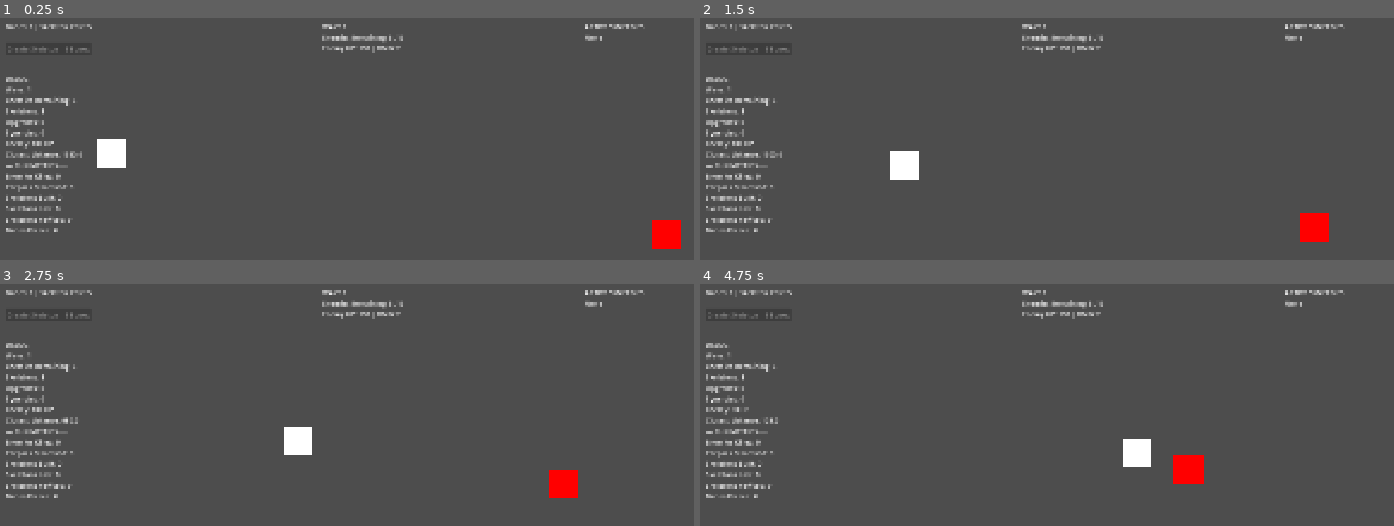
Above: before the commit, frames 1-4 (two rows, left to right).
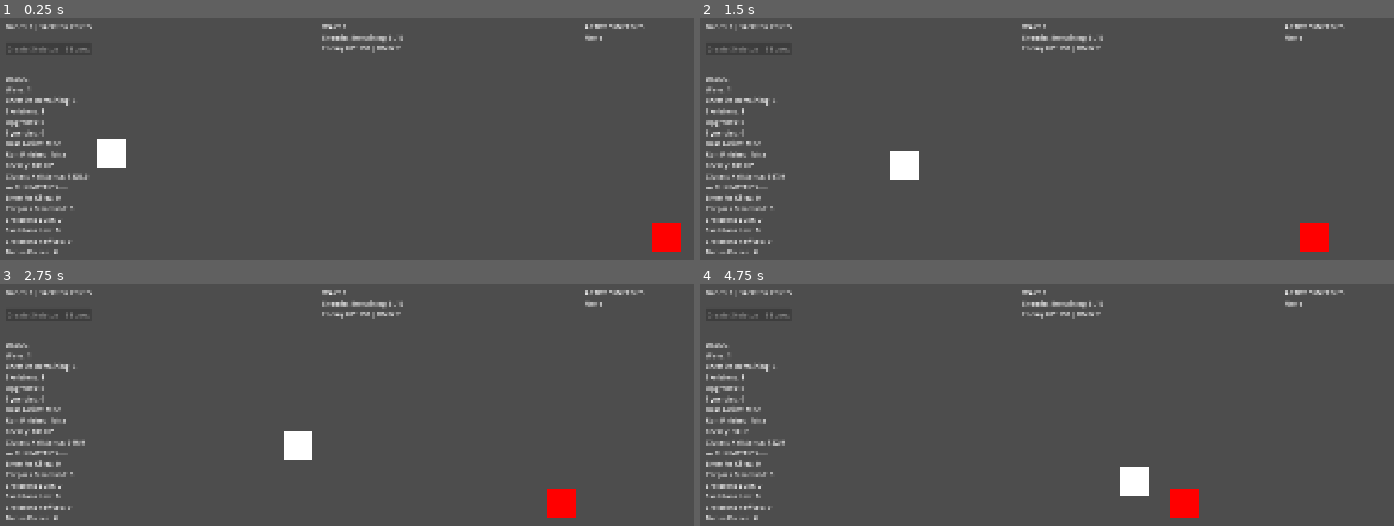
Above: after the commit, the same moments.

Repository: luizfelippe-dev/NecroWorks
Game: Godot game, scene res://main.tscn
Same seed, same stepped clock (60 frames per second), same inputs: the game is played once before the commit and once after it. The project has no main scene, so this scene is started directly.
Inputs:
- Up to frame 1 (0.25 s): no input
- Up to frame 2 (1.5 s): no input
- Up to frame 3 (2.75 s): no input
- Up to frame 4 (4.75 s): no input

The runs differ from the first frame. In frame 1, 1.3% of the frame differs, in the area x 0-99%, y 50-98%; in frame 2, 1.5%; in frame 3, 2.0%; in frame 4, 3.2%, in the area x 0-73%, y 50-98%.

Commit message:
feat: add boss victory flow and restart

Diff:
--- a/main.gd
+++ b/main.gd
@@ -99,6 +99,18 @@
 	555.0
 )
 
+# O combate acontece em uma faixa controlada da arena.
+# Isso impede Enemy/Boss e formação de "arrastarem" uns aos
+# outros infinitamente para fora da tela.
+const ENEMY_LANE_Y: float = 555.0
+const ENEMY_MIN_X: float = 650.0
+const ENEMY_MAX_X: float = 1650.0
+
+const SKELETON_COMBAT_MIN_X: float = 80.0
+const SKELETON_COMBAT_MAX_X: float = 1500.0
+const SKELETON_COMBAT_MIN_Y: float = 300.0
+const SKELETON_COMBAT_MAX_Y: float = 810.0
+
 # Dentro da mesma Wave o próximo Enemy aparece rápido.
 var enemy_spawn_delay: float = 0.5
 
@@ -129,6 +141,45 @@
 const ELITE_ENEMIES_PER_WAVE: int = 5
 const ELITE_HP_MULTIPLIER: float = 1.4
 const ELITE_DAMAGE_BONUS: int = 3
+
+
+# =========================================================
+# BOSS
+# =========================================================
+
+const BOSS_WAVE: int = 20
+const BOSS_NAME: String = "THE FOREMAN"
+
+const BOSS_HP: int = 2200
+const BOSS_DAMAGE: int = 28
+const BOSS_SIZE: float = 140.0
+
+const BOSS_SPECIAL_ATTACK_INTERVAL: float = 4.0
+const BOSS_SPECIAL_ATTACK_TARGETS: int = 6
+const BOSS_SPECIAL_ATTACK_DAMAGE: int = 35
+
+const BOSS_COLOR: Color = Color(
+	0.32,
+	0.02,
+	0.38,
+	1.0
+)
+
+var boss_active: bool = false
+var boss_special_attack_timer: float = 0.0
+
+
+# =========================================================
+# RUN END
+# =========================================================
+
+var run_finished: bool = false
+var run_won: bool = false
+
+var run_end_panel: ColorRect = null
+var run_end_title_label: Label = null
+var run_end_summary_label: Label = null
+var restart_run_button: Button = null
 
 
 # =========================================================
@@ -280,6 +331,7 @@
 	create_wave_hud()
 	create_upgrade_ui()
 	create_synergy_hud()
+	create_run_end_ui()
 
 
 	# -----------------------------------------------------
@@ -330,6 +382,10 @@
 	update_debug_ui()
 
 
+	if run_finished:
+		return
+
+
 	# Estamos entre um Enemy e outro ou entre Waves.
 	if not is_instance_valid(enemy):
 		return
@@ -348,6 +404,26 @@
 		enemy_attack_timer - delta,
 		0.0
 	)
+
+
+	if boss_active:
+
+		boss_special_attack_timer = maxf(
+			boss_special_attack_timer - delta,
+			0.0
+		)
+
+
+		if (
+			boss_special_attack_timer <= 0.0
+			and not skeletons.is_empty()
+		):
+
+			boss_special_attack()
+
+			boss_special_attack_timer = (
+				BOSS_SPECIAL_ATTACK_INTERVAL
+			)
 
 
 	for current_skeleton: Node2D in skeletons:
@@ -388,21 +464,36 @@
 		return
 
 
-	var distance_to_skeleton: float = (
-		enemy.position.distance_to(
-			closest_skeleton.position
-		)
-	)
+	var distance_to_skeleton: float = absf(
+		enemy.position.x
+		- closest_skeleton.position.x
+	)
+
+
+	# Enemy/Boss luta em uma lane horizontal.
+	# Não perseguimos o Y do Skeleton porque a formação também
+	# depende da posição do Enemy. Perseguir nos dois eixos criava
+	# um feedback em que os dois lados podiam sair da tela.
+	enemy.position.y = ENEMY_LANE_Y
 
 
 	if distance_to_skeleton > enemy_attack_range:
 
-		enemy.position = (
-			enemy.position.move_toward(
-				closest_skeleton.position,
-				enemy_speed * delta
-			)
-		)
+		var next_enemy_x: float = move_toward(
+			enemy.position.x,
+			closest_skeleton.position.x,
+			enemy_speed * delta
+		)
+
+
+		next_enemy_x = clampf(
+			next_enemy_x,
+			ENEMY_MIN_X,
+			ENEMY_MAX_X
+		)
+
+
+		enemy.position.x = next_enemy_x
 
 	else:
 
@@ -511,17 +602,32 @@
 
 	enemies_defeated_this_wave = 0
 
-	enemy_max_hp = (
-		get_enemy_hp_for_wave(
-			current_wave
-		)
-	)
-
-	enemy_damage = (
-		get_enemy_damage_for_wave(
-			current_wave
-		)
-	)
+	boss_active = is_boss_wave(
+		current_wave
+	)
+
+	if boss_active:
+
+		enemy_max_hp = BOSS_HP
+		enemy_damage = BOSS_DAMAGE
+
+		boss_special_attack_timer = (
+			BOSS_SPECIAL_ATTACK_INTERVAL
+		)
+
+	else:
+
+		enemy_max_hp = (
+			get_enemy_hp_for_wave(
+				current_wave
+			)
+		)
+
+		enemy_damage = (
+			get_enemy_damage_for_wave(
+				current_wave
+			)
+		)
 
 	wave_in_progress = true
 	wave_transition_in_progress = false
@@ -531,7 +637,11 @@
 	print("==============================")
 	print("WAVE ", current_wave, " INICIADA!")
 
-	if is_elite_wave(current_wave):
+	if boss_active:
+		print("BOSS WAVE!")
+		print(BOSS_NAME)
+
+	elif is_elite_wave(current_wave):
 		print("ELITE WAVE!")
 
 	print(
@@ -566,6 +676,8 @@
 			get_current_enemy_color()
 		)
 
+		update_current_enemy_visual_size()
+
 	else:
 
 		spawn_enemy()
@@ -578,6 +690,10 @@
 func get_enemies_for_wave(
 	wave_number: int
 ) -> int:
+
+	if is_boss_wave(wave_number):
+		return 1
+
 
 	if is_elite_wave(wave_number):
 		return ELITE_ENEMIES_PER_WAVE
@@ -643,11 +759,25 @@
 
 	return (
 		wave_number > 0
+		and wave_number != BOSS_WAVE
 		and wave_number % ELITE_WAVE_INTERVAL == 0
 	)
 
 
+func is_boss_wave(
+	wave_number: int
+) -> bool:
+
+	return (
+		wave_number == BOSS_WAVE
+	)
+
+
 func get_current_enemy_color() -> Color:
+
+	if is_boss_wave(current_wave):
+		return BOSS_COLOR
+
 
 	if is_elite_wave(current_wave):
 		return ELITE_ENEMY_COLOR
@@ -686,13 +816,24 @@
 		)
 
 
+	# Os slots de spawn continuam persistentes, mas a formação
+	# de combate fecha as lacunas quando Skeletons morrem.
+	# Assim um Skeleton que originalmente estava numa coluna
+	# traseira pode avançar e ocupar a frente da formação.
+	var compacted_slot: int = (
+		get_compacted_combat_slot(
+			slot
+		)
+	)
+
+
 	var combat_column: int = int(
-		slot / COMBAT_ROWS
+		compacted_slot / COMBAT_ROWS
 	)
 
 
 	var slot_inside_column: int = (
-		slot % COMBAT_ROWS
+		compacted_slot % COMBAT_ROWS
 	)
 
 
@@ -721,13 +862,56 @@
 	)
 
 
-	return Vector2(
+	var target_x: float = clampf(
 		enemy.position.x
 		- horizontal_offset,
-
-		enemy.position.y
-		+ vertical_offset
-	)
+		SKELETON_COMBAT_MIN_X,
+		SKELETON_COMBAT_MAX_X
+	)
+
+
+	var target_y: float = clampf(
+		ENEMY_LANE_Y
+		+ vertical_offset,
+		SKELETON_COMBAT_MIN_Y,
+		SKELETON_COMBAT_MAX_Y
+	)
+
+
+	return Vector2(
+		target_x,
+		target_y
+	)
+
+
+func get_compacted_combat_slot(
+	original_slot: int
+) -> int:
+
+	var compacted_slot: int = 0
+
+
+	for slot_index: int in range(
+		MAX_SKELETONS
+	):
+
+		if not occupied_skeleton_slots.has(
+			slot_index
+		):
+
+			continue
+
+
+		if slot_index == original_slot:
+
+			return compacted_slot
+
+
+		compacted_slot += 1
+
+
+	# Fallback defensivo. Normalmente não deve acontecer.
+	return original_slot
 
 
 # =========================================================
@@ -850,7 +1034,9 @@
 
 	var closest_skeleton: Node2D = null
 
-	var closest_distance: float = INF
+	var closest_horizontal_distance: float = INF
+
+	var closest_vertical_distance: float = INF
 
 
 	for current_skeleton: Node2D in skeletons:
@@ -859,16 +1045,45 @@
 			continue
 
 
-		var distance: float = (
-			enemy.position.distance_to(
-				current_skeleton.position
-			)
-		)
-
-
-		if distance < closest_distance:
-
-			closest_distance = distance
+		var horizontal_distance: float = absf(
+			enemy.position.x
+			- current_skeleton.position.x
+		)
+
+
+		var vertical_distance: float = absf(
+			ENEMY_LANE_Y
+			- current_skeleton.position.y
+		)
+
+
+		if horizontal_distance < closest_horizontal_distance:
+
+			closest_horizontal_distance = (
+				horizontal_distance
+			)
+
+			closest_vertical_distance = (
+				vertical_distance
+			)
+
+			closest_skeleton = (
+				current_skeleton
+			)
+
+
+		elif (
+			is_equal_approx(
+				horizontal_distance,
+				closest_horizontal_distance
+			)
+			and vertical_distance
+			< closest_vertical_distance
+		):
+
+			closest_vertical_distance = (
+				vertical_distance
+			)
 
 			closest_skeleton = (
 				current_skeleton
@@ -1201,6 +1416,18 @@
 	total_enemies_killed += 1
 
 
+	var defeated_boss: bool = boss_active
+
+
+	if defeated_boss:
+
+		print("")
+		print("##############################")
+		print(BOSS_NAME, " DEFEATED!")
+		print("##############################")
+		print("")
+
+
 	var dead_enemy: Node2D = enemy
 
 
@@ -1210,6 +1437,10 @@
 
 
 	enemy = null
+
+
+	if defeated_boss:
+		boss_active = false
 
 
 	spawn_corpse(
@@ -1233,6 +1464,22 @@
 
 	update_wave_ui()
 	update_debug_ui()
+
+
+	# =====================================================
+	# BOSS DERROTADO = VICTORY
+	# =====================================================
+
+	if defeated_boss:
+
+		wave_in_progress = false
+		wave_transition_in_progress = false
+
+		finish_run(
+			true
+		)
+
+		return
 
 
 	# =====================================================
@@ -1344,6 +1591,8 @@
 
 
 	enemy = new_enemy
+
+	update_current_enemy_visual_size()
 
 	enemy_hp = enemy_max_hp
 
@@ -1369,6 +1618,167 @@
 
 
 # =========================================================
+# BOSS
+# =========================================================
+
+func update_current_enemy_visual_size() -> void:
+
+	if not is_instance_valid(enemy):
+		return
+
+
+	var visual_node: Node = (
+		enemy.get_node_or_null(
+			"DebugVisual"
+		)
+	)
+
+
+	var visual: Polygon2D = (
+		visual_node as Polygon2D
+	)
+
+
+	if visual == null:
+		return
+
+
+	var target_size: float = UNIT_SIZE
+
+
+	if boss_active:
+		target_size = BOSS_SIZE
+
+
+	var half_size: float = (
+		target_size / 2.0
+	)
+
+
+	visual.polygon = PackedVector2Array(
+		[
+			Vector2(-half_size, -half_size),
+			Vector2(half_size, -half_size),
+			Vector2(half_size, half_size),
+			Vector2(-half_size, half_size)
+		]
+	)
+
+
+func boss_special_attack() -> void:
+
+	if not boss_active:
+		return
+
+
+	if not is_instance_valid(enemy):
+		return
+
+
+	if skeletons.is_empty():
+		return
+
+
+	var valid_targets: Array[Node2D] = []
+
+
+	for current_skeleton: Node2D in skeletons:
+
+		if is_instance_valid(
+			current_skeleton
+		):
+
+			valid_targets.append(
+				current_skeleton
+			)
+
+
+	valid_targets.shuffle()
+
+
+	var target_count: int = min(
+		BOSS_SPECIAL_ATTACK_TARGETS,
+		valid_targets.size()
+	)
+
+
+	if target_count <= 0:
+		return
+
+
+	print("")
+	print("!!!!!!!!!!!!!!!!!!!!!!!!!!!!!!")
+	print(
+		BOSS_NAME,
+		" USED INDUSTRIAL CRUSH!"
+	)
+	print(
+		"Targets: ",
+		target_count,
+		" | Damage: ",
+		BOSS_SPECIAL_ATTACK_DAMAGE
+	)
+	print("!!!!!!!!!!!!!!!!!!!!!!!!!!!!!!")
+
+
+	var targets_to_damage: Array[Node2D] = []
+
+
+	for index: int in range(
+		target_count
+	):
+
+		targets_to_damage.append(
+			valid_targets[index]
+		)
+
+
+	for target: Node2D in targets_to_damage:
+
+		if not is_instance_valid(target):
+			continue
+
+
+		if not skeleton_hps.has(target):
+			continue
+
+
+		var current_hp: int = int(
+			skeleton_hps[target]
+		)
+
+
+		current_hp -= (
+			BOSS_SPECIAL_ATTACK_DAMAGE
+		)
+
+
+		skeleton_hps[
+			target
+		] = current_hp
+
+
+		print(
+			"BOSS AOE | Skeleton HP: ",
+			current_hp
+		)
+
+
+		if current_hp <= 0:
+
+			kill_skeleton(
+				target
+			)
+
+
+			if not is_instance_valid(enemy):
+				return
+
+
+	update_debug_ui()
+
+
+# =========================================================
 # SPAWN CORPSE
 # =========================================================
 
@@ -1429,6 +1839,10 @@
 func process_corpse(
 	corpse: Button
 ) -> void:
+
+	if run_finished:
+		return
+
 
 	if not is_instance_valid(corpse):
 		return
@@ -1541,6 +1955,10 @@
 # =========================================================
 
 func create_skeleton() -> void:
+
+	if run_finished:
+		return
+
 
 	if bones < skeleton_cost:
 
@@ -2143,6 +2561,10 @@
 	upgrade_id: String
 ) -> void:
 
+	if run_finished:
+		return
+
+
 	if not wave_transition_in_progress:
 		return
 
@@ -2824,6 +3246,288 @@
 
 
 # =========================================================
+# RUN END / VICTORY
+# =========================================================
+
+func create_run_end_ui() -> void:
+
+	run_end_panel = ColorRect.new()
+
+	run_end_panel.name = "RunEndPanel"
+
+	run_end_panel.position = Vector2(
+		0.0,
+		0.0
+	)
+
+	run_end_panel.size = Vector2(
+		1920.0,
+		1080.0
+	)
+
+	run_end_panel.color = Color(
+		0.015,
+		0.015,
+		0.015,
+		0.96
+	)
+
+	run_end_panel.z_index = 1000
+
+	run_end_panel.mouse_filter = (
+		Control.MOUSE_FILTER_STOP
+	)
+
+
+	add_child(
+		run_end_panel
+	)
+
+
+	run_end_title_label = Label.new()
+
+	run_end_title_label.name = "RunEndTitle"
+
+	run_end_title_label.position = Vector2(
+		510.0,
+		135.0
+	)
+
+	run_end_title_label.size = Vector2(
+		900.0,
+		120.0
+	)
+
+	run_end_title_label.horizontal_alignment = (
+		HORIZONTAL_ALIGNMENT_CENTER
+	)
+
+	run_end_title_label.text = (
+		"RUN COMPLETE"
+	)
+
+
+	run_end_panel.add_child(
+		run_end_title_label
+	)
+
+
+	run_end_summary_label = Label.new()
+
+	run_end_summary_label.name = "RunEndSummary"
+
+	run_end_summary_label.position = Vector2(
+		560.0,
+		285.0
+	)
+
+	run_end_summary_label.size = Vector2(
+		800.0,
+		500.0
+	)
+
+	run_end_summary_label.horizontal_alignment = (
+		HORIZONTAL_ALIGNMENT_CENTER
+	)
+
+	run_end_summary_label.vertical_alignment = (
+		VERTICAL_ALIGNMENT_TOP
+	)
+
+
+	run_end_panel.add_child(
+		run_end_summary_label
+	)
+
+
+	restart_run_button = Button.new()
+
+	restart_run_button.name = "RestartRunButton"
+
+	restart_run_button.position = Vector2(
+		760.0,
+		825.0
+	)
+
+	restart_run_button.size = Vector2(
+		400.0,
+		90.0
+	)
+
+	restart_run_button.text = (
+		"RESTART RUN"
+	)
+
+	restart_run_button.pressed.connect(
+		restart_run
+	)
+
+
+	run_end_panel.add_child(
+		restart_run_button
+	)
+
+
+	run_end_panel.visible = false
+
+
+func finish_run(
+	victory: bool
+) -> void:
+
+	if run_finished:
+		return
+
+
+	run_finished = true
+	run_won = victory
+
+	boss_active = false
+	wave_in_progress = false
+	wave_transition_in_progress = false
+
+
+	hide_upgrade_selection()
+
+
+	create_skeleton_button.disabled = true
+
+
+	if victory:
+
+		print("")
+		print("================================")
+		print("PRODUCTION TARGET ACHIEVED")
+		print("NECROWORKS RUN COMPLETE")
+		print("================================")
+		print("")
+
+	else:
+
+		print("")
+		print("================================")
+		print("OPERATION TERMINATED")
+		print("NECROWORKS RUN FAILED")
+		print("================================")
+		print("")
+
+
+	show_run_end_screen()
+
+
+func show_run_end_screen() -> void:
+
+	if run_end_panel == null:
+		return
+
+
+	if run_end_title_label == null:
+		return
+
+
+	if run_end_summary_label == null:
+		return
+
+
+	if run_won:
+
+		run_end_title_label.text = (
+			"PRODUCTION TARGET ACHIEVED"
+			+ "\nTHE FOREMAN HAS BEEN TERMINATED"
+		)
+
+	else:
+
+		run_end_title_label.text = (
+			"OPERATION TERMINATED"
+			+ "\nRUN FAILED"
+		)
+
+
+	run_end_summary_label.text = (
+		"NECROWORKS — RUN SUMMARY"
+		+ "\n\nWave Reached: "
+		+ str(current_wave)
+		+ "\nEnemies Killed: "
+		+ str(total_enemies_killed)
+		+ "\nCorpses Processed: "
+		+ str(total_corpses_processed)
+		+ "\nSkeletons Built: "
+		+ str(total_skeletons_created)
+		+ "\nSkeletons Lost: "
+		+ str(total_skeletons_lost)
+		+ "\nSkeletons Revived: "
+		+ str(total_skeletons_revived)
+		+ "\nBones Earned: "
+		+ str(total_bones_earned)
+		+ "\nBones Remaining: "
+		+ str(bones)
+		+ "\nArmy Remaining: "
+		+ str(skeletons.size())
+		+ "\nUpgrades Selected: "
+		+ str(total_upgrades_selected)
+		+ "\nSynergies Unlocked: "
+		+ str(active_synergies.size())
+		+ "\n\n"
+		+ get_run_synergy_summary()
+	)
+
+
+	run_end_panel.visible = true
+
+
+func get_run_synergy_summary() -> String:
+
+	if active_synergies.is_empty():
+
+		return "Active Synergies: None"
+
+
+	var result: String = (
+		"Active Synergies:"
+	)
+
+
+	var synergy_order: Array[String] = [
+		SYNERGY_RECYCLING_PLANT,
+		SYNERGY_SECOND_SHIFT,
+		SYNERGY_BONE_ASSEMBLY_LINE,
+		SYNERGY_OVERCLOCKED_OSSUARY
+	]
+
+
+	for synergy_id: String in synergy_order:
+
+		if not has_synergy(
+			synergy_id
+		):
+
+			continue
+
+
+		result += (
+			"\n- "
+			+ get_synergy_name(
+				synergy_id
+			)
+		)
+
+
+	return result
+
+
+func restart_run() -> void:
+
+	print("")
+	print("==============================")
+	print("RESTARTING NECROWORKS RUN...")
+	print("==============================")
+
+
+	get_tree().reload_current_scene()
+
+
+# =========================================================
 # WAVE HUD
 # =========================================================
 
@@ -2857,13 +3561,37 @@
 		return
 
 
+	if run_finished:
+
+		if run_won:
+			wave_label.text = (
+				"RUN COMPLETE"
+				+ "\nVICTORY"
+			)
+
+		else:
+			wave_label.text = (
+				"RUN COMPLETE"
+				+ "\nDEFEAT"
+			)
+
+		return
+
+
 	var wave_title: String = (
 		"WAVE "
 		+ str(current_wave)
 	)
 
 
-	if is_elite_wave(current_wave):
+	if is_boss_wave(current_wave):
+
+		wave_title += (
+			" - BOSS: "
+			+ BOSS_NAME
+		)
+
+	elif is_elite_wave(current_wave):
 
 		wave_title += " - ELITE"
 
@@ -2958,10 +3686,9 @@
 
 		if closest != null:
 
-			var distance: float = (
-				enemy.position.distance_to(
-					closest.position
-				)
+			var distance: float = absf(
+				enemy.position.x
+				- closest.position.x
 			)
 
 
@@ -2982,9 +3709,13 @@
 		+ str(total_upgrades_selected)
 		+ "\nSynergies: "
 		+ str(active_synergies.size())
+		+ "\nBoss Active: "
+		+ str(boss_active)
+		+ "\nRun Finished: "
+		+ str(run_finished)
 		+ "\nEnemy: "
 		+ enemy_text
-		+ "\nClosest distance: "
+		+ "\nClosest X distance: "
 		+ closest_distance_text
 		+ "\n--- RUN METRICS ---"
 		+ "\nEnemies Killed: "
